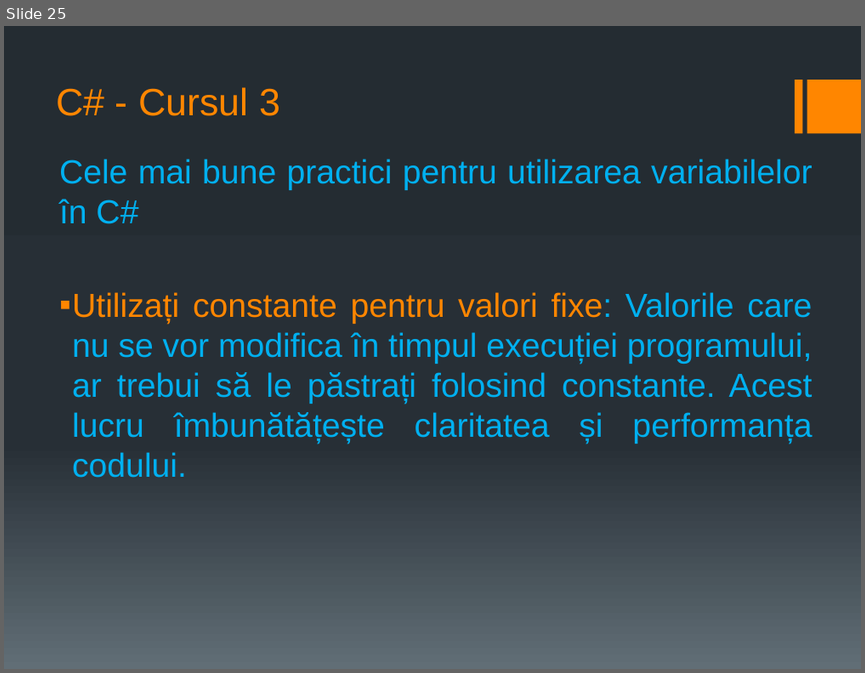
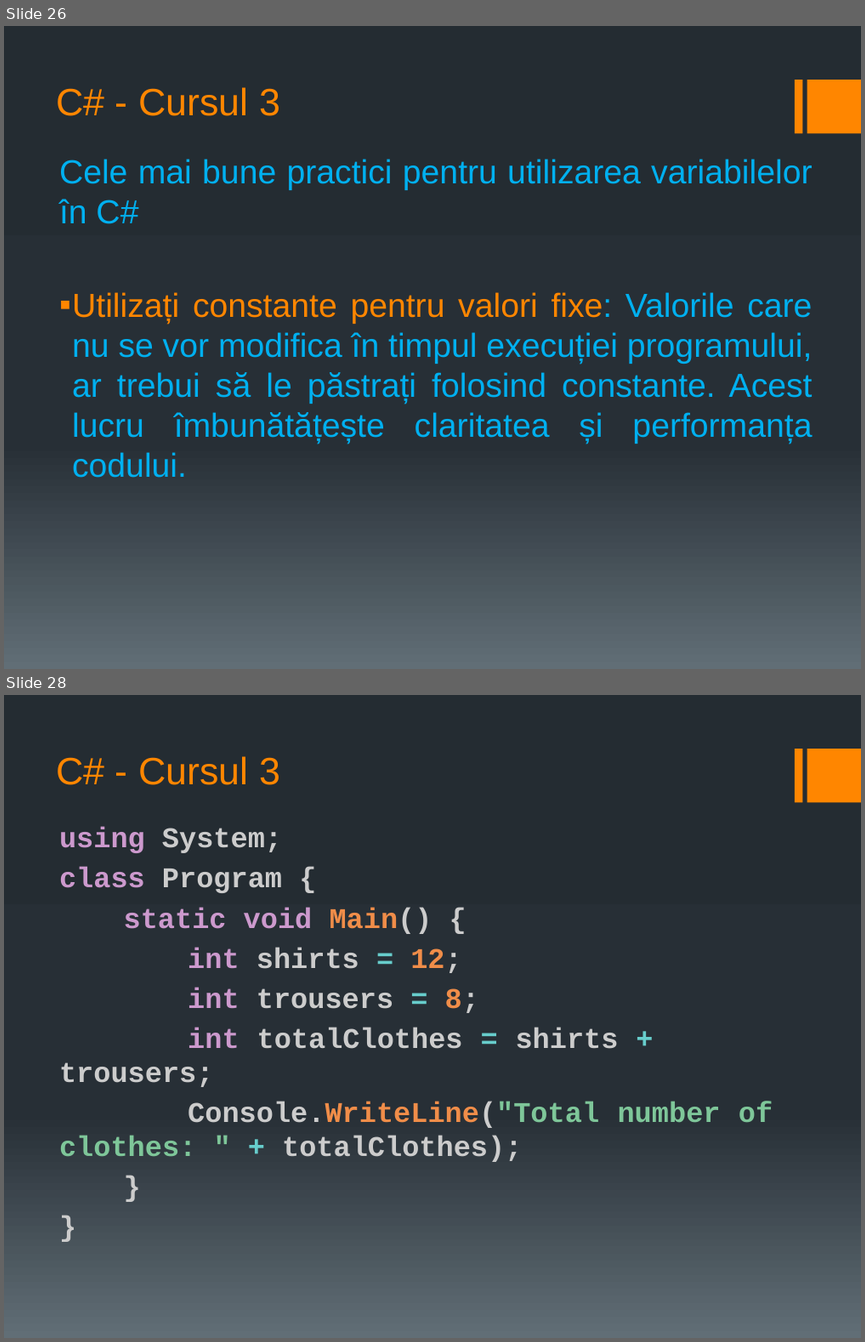
Before and after one commit to PelleRemus/Geoinformatica_Promotia_2025_2028, a slide deck: AlgoritmiSiStructuriDeDate1/Cursuri/cursul 3.pptx. Shown one above the other, each under a label of ours: slide 25 before the commit, slides 26 and 28 after it; the slides between them are not shown. The pictures are 865x673 and 865x1342 pixels, drawn with LibreOffice and Linux fonts; fonts in the diff are those of the drawing. Boxes give left, top, right and bottom in pixels: in the first picture for what was removed or moved away, otherwise in the second. Text is boxed around its words. In the diff, an @@ line names an element or a change of style, - is before the commit and + after.

```diff
--- a/AlgoritmiSiStructuriDeDate1/Cursuri/cursul 3.pptx
+++ b/AlgoritmiSiStructuriDeDate1/Cursuri/cursul 3.pptx
@@ slide 28 added at (x1=4, y1=695, x2=861, y2=1338), background gradient #242C33 to #273037 to #636D76; not listed: 2 template elements that a slide beside it also shows @@
@@ title added at (x1=56, y1=756, x2=280, y2=785), 32 pt, text #FF8600 @@
+C# - Cursul 3
@@ text added at (x1=59, y1=827, x2=772, y2=1162), 24 pt, text #CCCCCC, bold @@
+using System;
+class Program {
+static void Main() {
+int shirts = 12;
+int trousers = 8;
+int totalClothes = shirts + trousers;
+Console.WriteLine("Total number of clothes: " + totalClothes);
+}
+}
@@ what was slide 25 is now slide 26 @@
```
Also in this commit, not shown: 2 slides changed, 22 other slides added, 5 other files.
